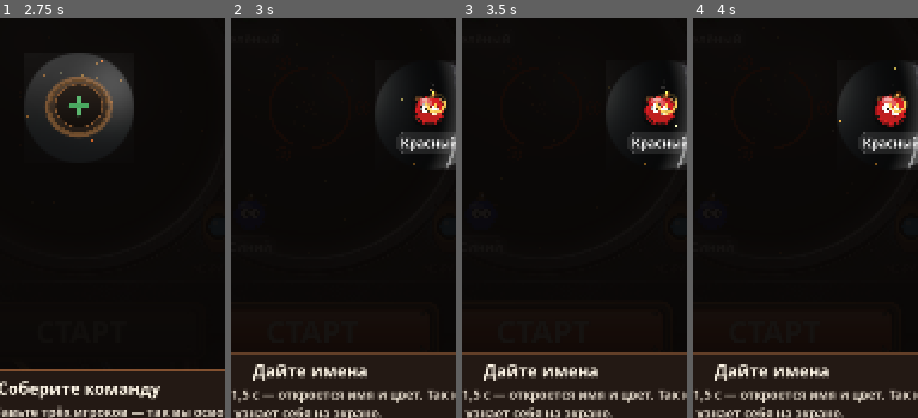
Above: before the commit, frames 1-4 (left to right).
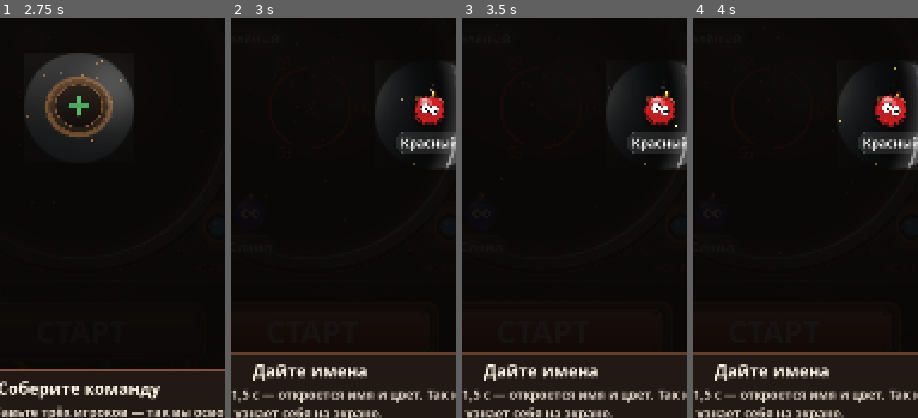
Above: after the commit, the same moments.

Repository: GGamezebo/GodBomb
Game: Godot game, scene res://main.tscn
Same seed, same stepped clock (60 frames per second), same inputs: the game is played once before the commit and once after it.
Inputs (mouse positions are % of the whole screen's width and height, from its top left):
- Up to frame 1 (2.75 s): click (69, 17) at 0.5 s; click (50, 50) at 1.25 s; click "Пропустить" at 2 s
- Up to frame 2 (3 s): click "Пропустить" at 2.75 s
- Up to frame 3 (3.5 s): no input
- Up to frame 4 (4 s): click "СТАРТ" at 3.5 s
The pictures show only the part of the screen within x 32-82%, y 39-89%; the shares and areas given below are measured in that part.

Frame 1 is identical in both runs. In frame 2, 0.2% of the frame differs, in the area x 86-96%, y 19-25%; in frame 3, 0.2%; in frame 4, 0.2%.

Commit message:
start button

Diff:
--- a/src/features/player_selection/player_icon.gd
+++ b/src/features/player_selection/player_icon.gd
@@ -104,11 +104,6 @@
 	_hold_progress_ring.mouse_filter = Control.MOUSE_FILTER_IGNORE
 	add_child(_hold_progress_ring)
 
-	_hold_idle_hint = HoldEditIdleHint.new()
-	_hold_idle_hint.z_index = 5
-	_hold_idle_hint.mouse_filter = Control.MOUSE_FILTER_IGNORE
-	add_child(_hold_idle_hint)
-
 
 func set_idle_hold_hint_visible(show_hint: bool) -> void:
 	if _hold_idle_hint:
@@ -123,11 +118,6 @@
 		var ring_size := Vector2(244, 244)
 		_hold_progress_ring.position = seat_anchor - ring_size * 0.5
 		_hold_progress_ring.size = ring_size
-	if _hold_idle_hint:
-		_hold_idle_hint.position = slime_rect.position + Vector2(
-			slime_rect.size.x - _hold_idle_hint.size.x - 8.0,
-			12.0
-		)
 
 
 func get_drag_state() -> DragState:
